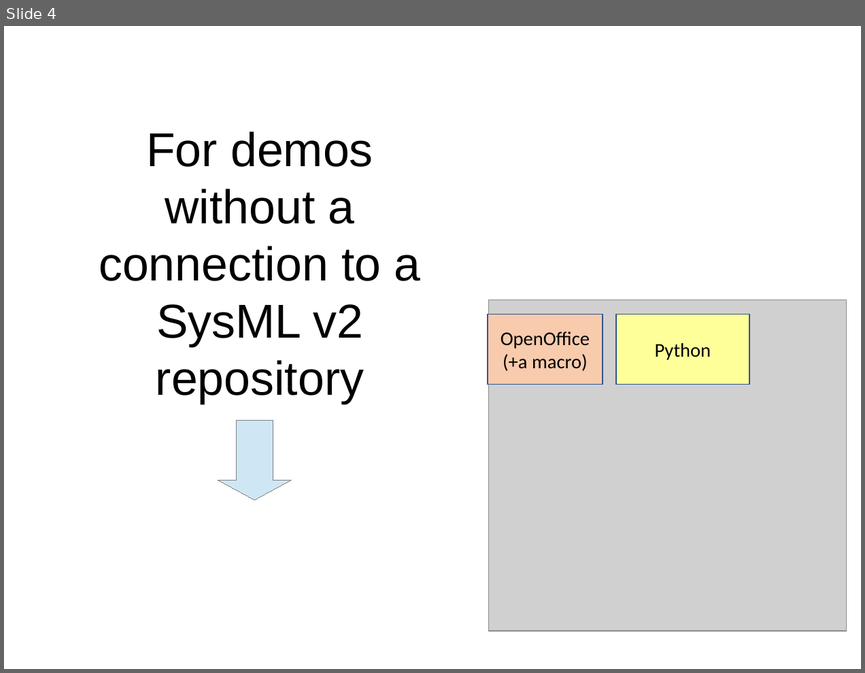
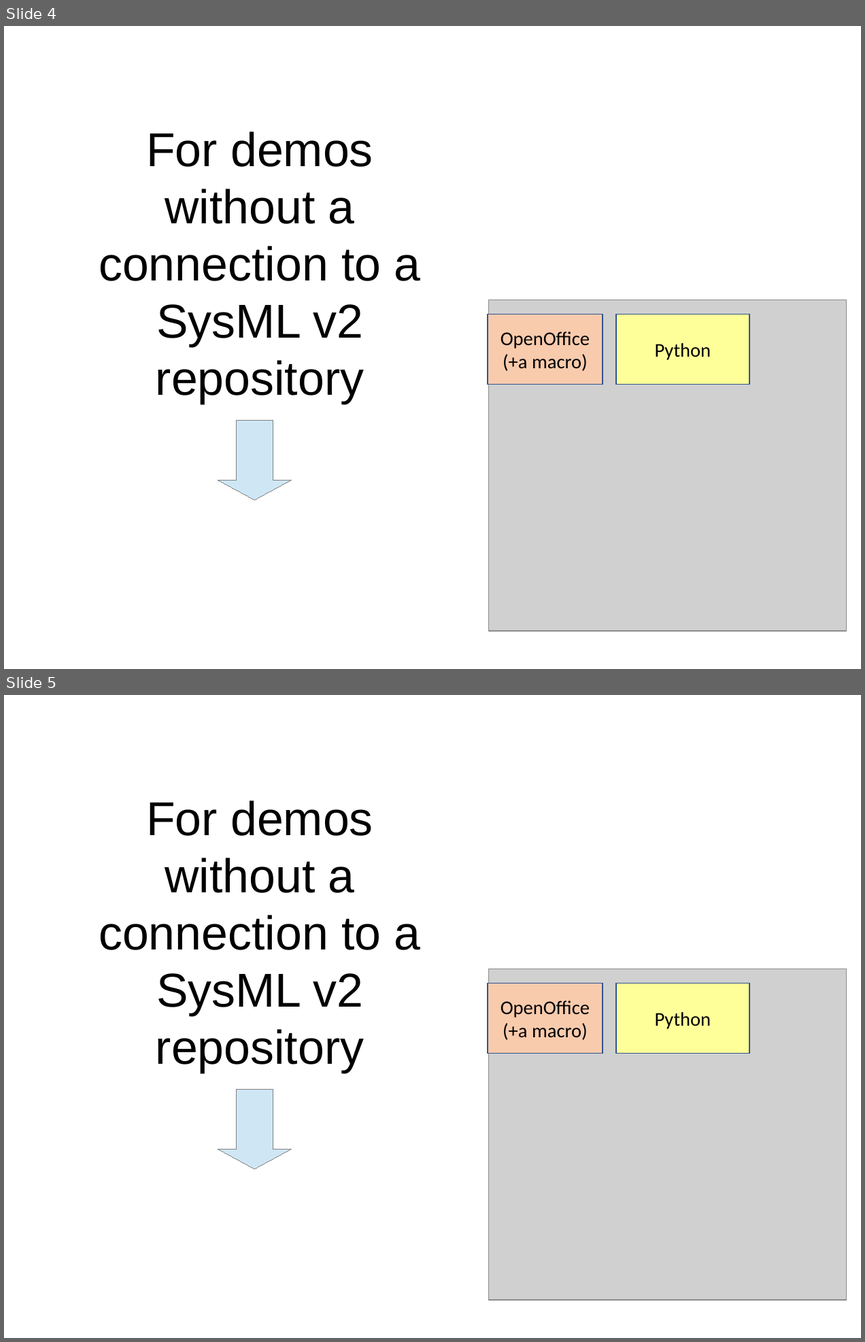
Before and after one commit to GfSE/fas4sysmlv2, a slide deck: src/io/usecase-activity-editor/fas_frontend.odp. Shown one above the other, each under a label of ours: slide 4 before the commit, slides 4 and 5 after it. The pictures are 865x673 and 865x1342 pixels, drawn with LibreOffice and Linux fonts; fonts in the diff are those of the drawing; grey boxes stand for pictures. Boxes give left, top, right and bottom in pixels: in the first picture for what was removed or moved away, otherwise in the second. Text is boxed around its words. In the diff, an @@ line names an element or a change of style, - is before the commit and + after.

Commit message:
Preparation for one more demo

```diff
--- a/src/io/usecase-activity-editor/fas_frontend.odp
+++ b/src/io/usecase-activity-editor/fas_frontend.odp
@@ slide 5 added at <box>4,695,861,1338</box>, background #FFFFFF @@
@@ title added at <box>99,800,421,1072</box>, 44 pt, text #000000 @@
+For demos without a connection to a SysML v2 repository
@@ picture added at <box>488,968,846,1300</box> @@
@@ rectangle added at <box>487,983,602,1053</box>, fill #F8CBAD, outline #325490 0.99 pt, 18 pt, text #000000 @@
+OpenOffice
+(+a macro)
@@ rectangle added at <box>616,983,749,1053</box>, fill #FFFF99, outline #325490 0.99 pt, 18 pt, text #000000 @@
+Python
@@ down arrow added at <box>218,1089,291,1168</box>, fill #CFE7F5, outline #808080 0 pt @@
```
